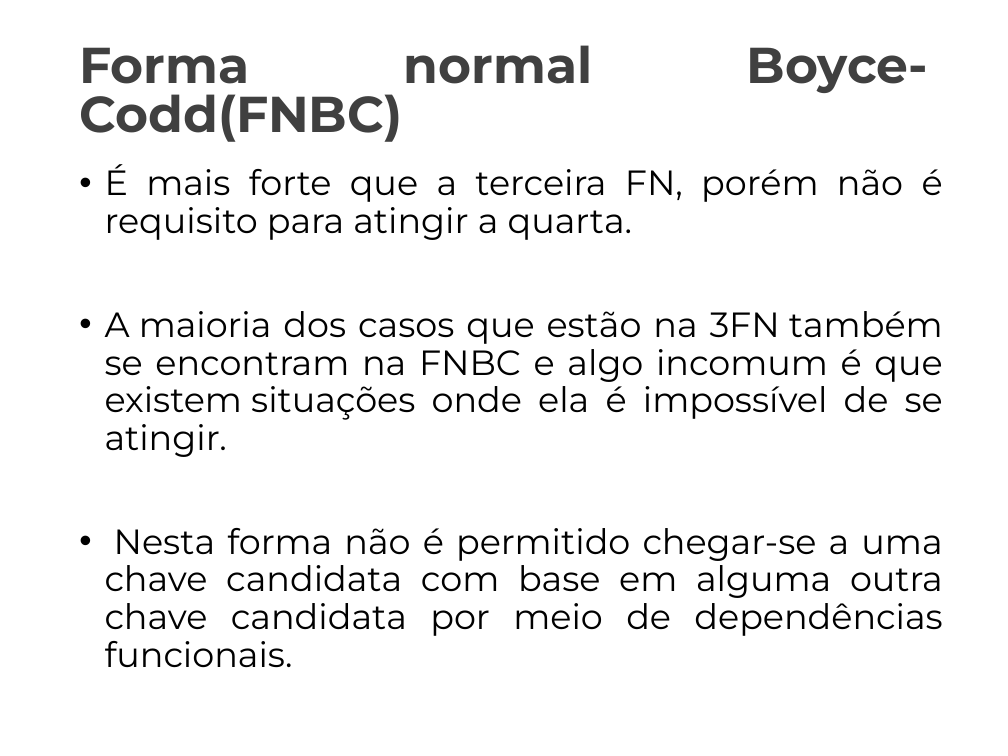
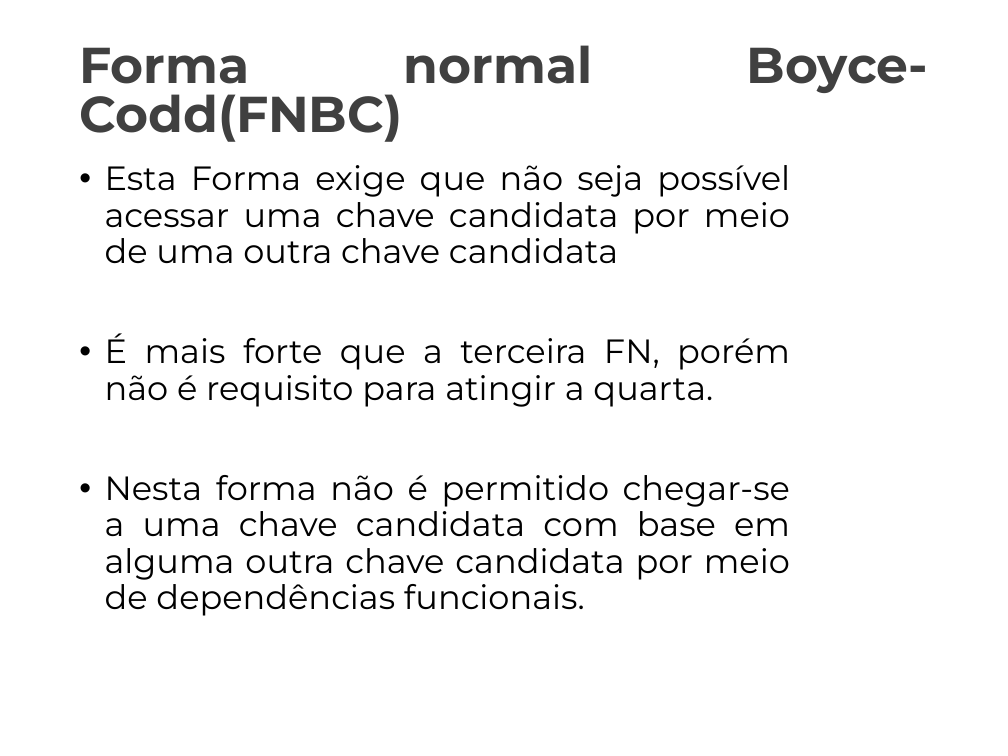
Before and after one commit to Marcaum04/Normalizacao-G2M, a slide deck: slide 17 of Projeto_Normalização/Apresentação_Final/AulaInvertida_Normalizacao.pptx. Drawn at 1008x756 pixels with LibreOffice and Linux fonts; fonts in the diff are those of the drawing; background and template pictures are left out. Boxes give left, top, right and bottom in pixels: in the first picture for what was removed or moved away, otherwise in the second. Text is boxed around its words. In the diff, an @@ line names an element or a change of style, - is before the commit and + after.

```diff
--- a/Projeto_Normalização/Apresentação_Final/AulaInvertida_Normalizacao.pptx
+++ b/Projeto_Normalização/Apresentação_Final/AulaInvertida_Normalizacao.pptx
@@ text at (x1=105, y1=165, x2=790, y2=263): paragraph added @@
+• Esta Forma exige que não seja possível acessar uma chave candidata por meio de uma outra chave candidata
@@ text at (x1=105, y1=311, x2=943, y2=457): paragraph removed @@
-• A maioria dos casos que estão na 3FN também se encontram na FNBC e algo incomum é que existem situações onde ela é impossível de se atingir.
@@ text at (x1=105, y1=333, x2=790, y2=616): size 25 to 24 pt in "É mais forte que a terceira FN, ...", "Nesta forma não é permitido chegar-se a ..." @@
```
Also in this commit, not shown: 17 other slides changed, 1 slide added, 1 slide removed, 1 other file.
